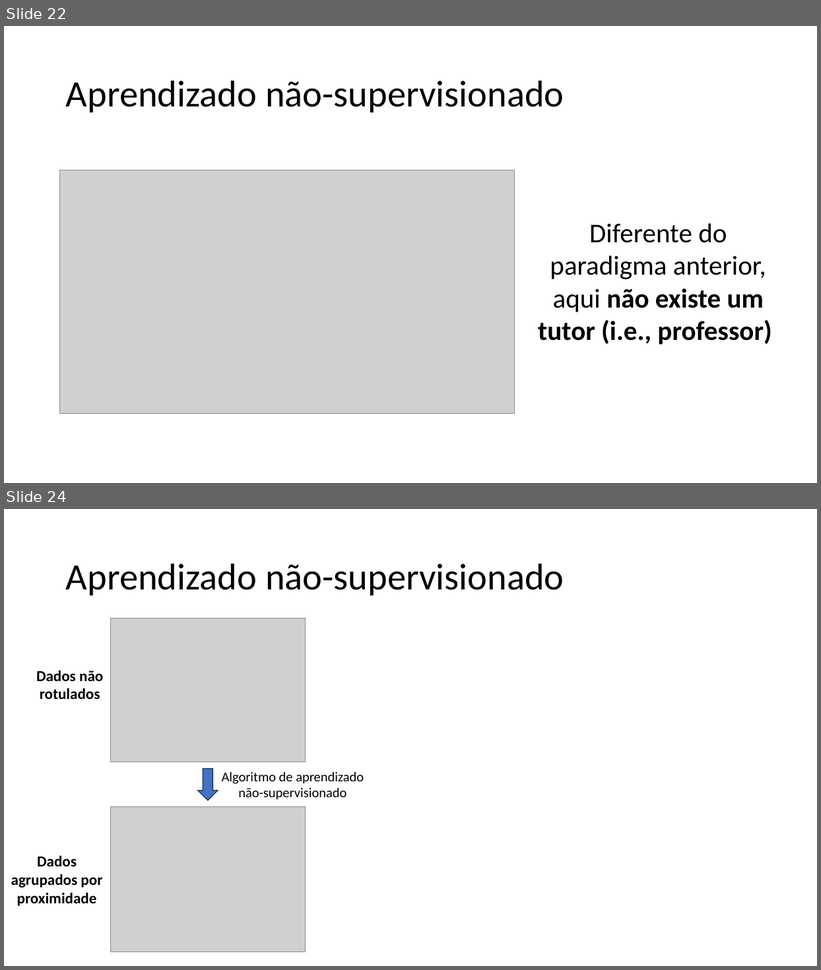
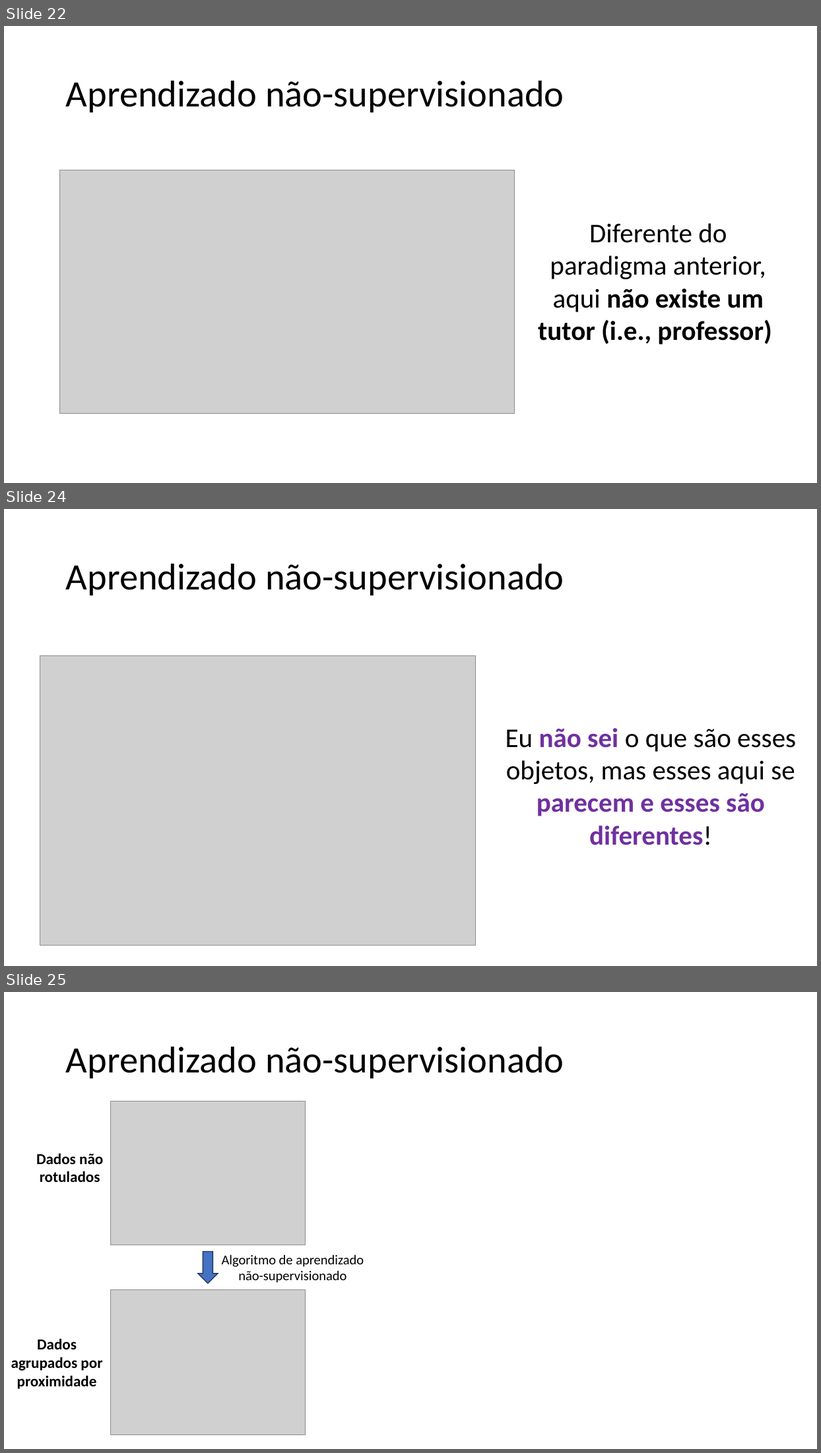
Before and after one commit to zz4fap/c24_inteligencia_artificial, a slide deck: slides/C24_Paradigmas.pptx. Shown one above the other, each under a label of ours: slides 22 and 24 before the commit, slides 22, 24 and 25 after it; the slides between them are not shown. The pictures are 821x970 and 821x1453 pixels, drawn with LibreOffice and Linux fonts; fonts in the diff are those of the drawing; grey boxes stand for pictures. Boxes give left, top, right and bottom in pixels: in the first picture for what was removed or moved away, otherwise in the second. Text is boxed around its words. In the diff, an @@ line names an element or a change of style, - is before the commit and + after.

```diff
--- a/slides/C24_Paradigmas.pptx
+++ b/slides/C24_Paradigmas.pptx
@@ slide 24 added at (x1=4, y1=509, x2=817, y2=966), background #FFFFFF @@
@@ title added at (x1=66, y1=563, x2=564, y2=595), 44 pt, text #000000 @@
+Aprendizado não-supervisionado
@@ picture added at (x1=40, y1=656, x2=475, y2=946) @@
@@ text added at (x1=506, y1=728, x2=796, y2=846), 32 pt, text #000000 @@
+Eu não sei o que são esses objetos, mas esses aqui se parecem e esses são diferentes!
@@ what was slide 24 is now slide 25 @@
```
Also in this commit, not shown: 13 slides changed, 1 other file.
